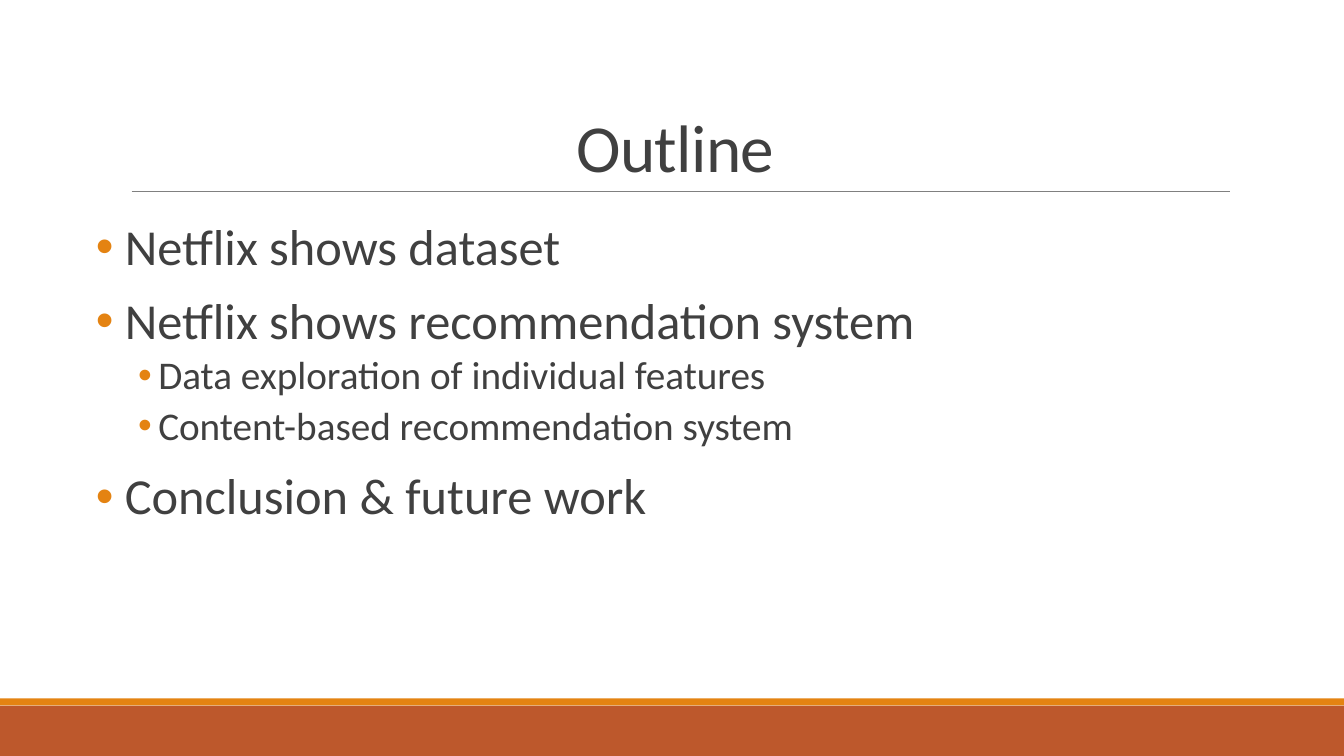
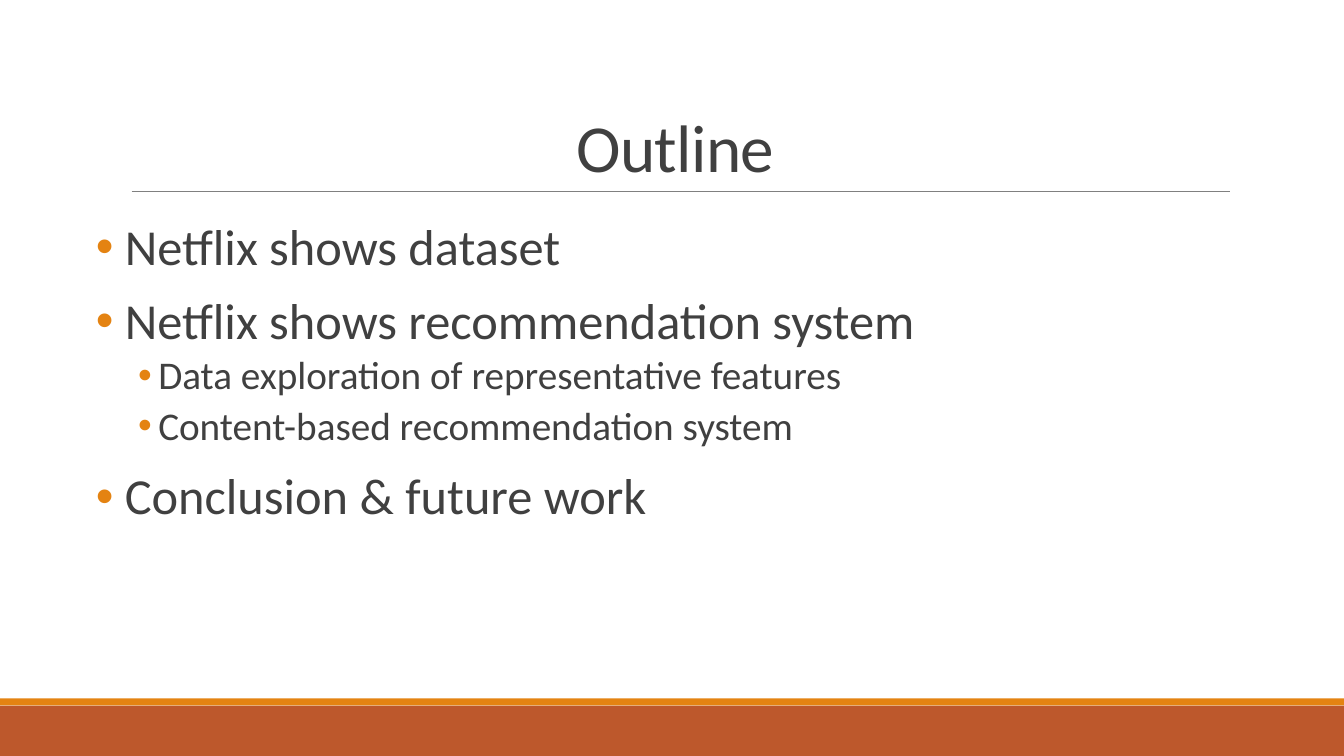
Before and after one commit to eegshou/proj5, a slide deck: slide 2 of Presentation_project5.pptx. Drawn at 1344x756 pixels with LibreOffice and Linux fonts; fonts in the diff are those of the drawing. Boxes give left, top, right and bottom in pixels: in the first picture for what was removed or moved away, otherwise in the second. Text is boxed around its words. In the diff, an @@ line names an element or a change of style, - is before the commit and + after.

```diff
--- a/Presentation_project5.pptx
+++ b/Presentation_project5.pptx
@@ text at [158,361,841,396]: text changed @@
-    • Data exploration of individual features
+    • Data exploration of representative features
```
Also in this commit, not shown: 7 other slides changed, 1 slide removed, 1 other file.
